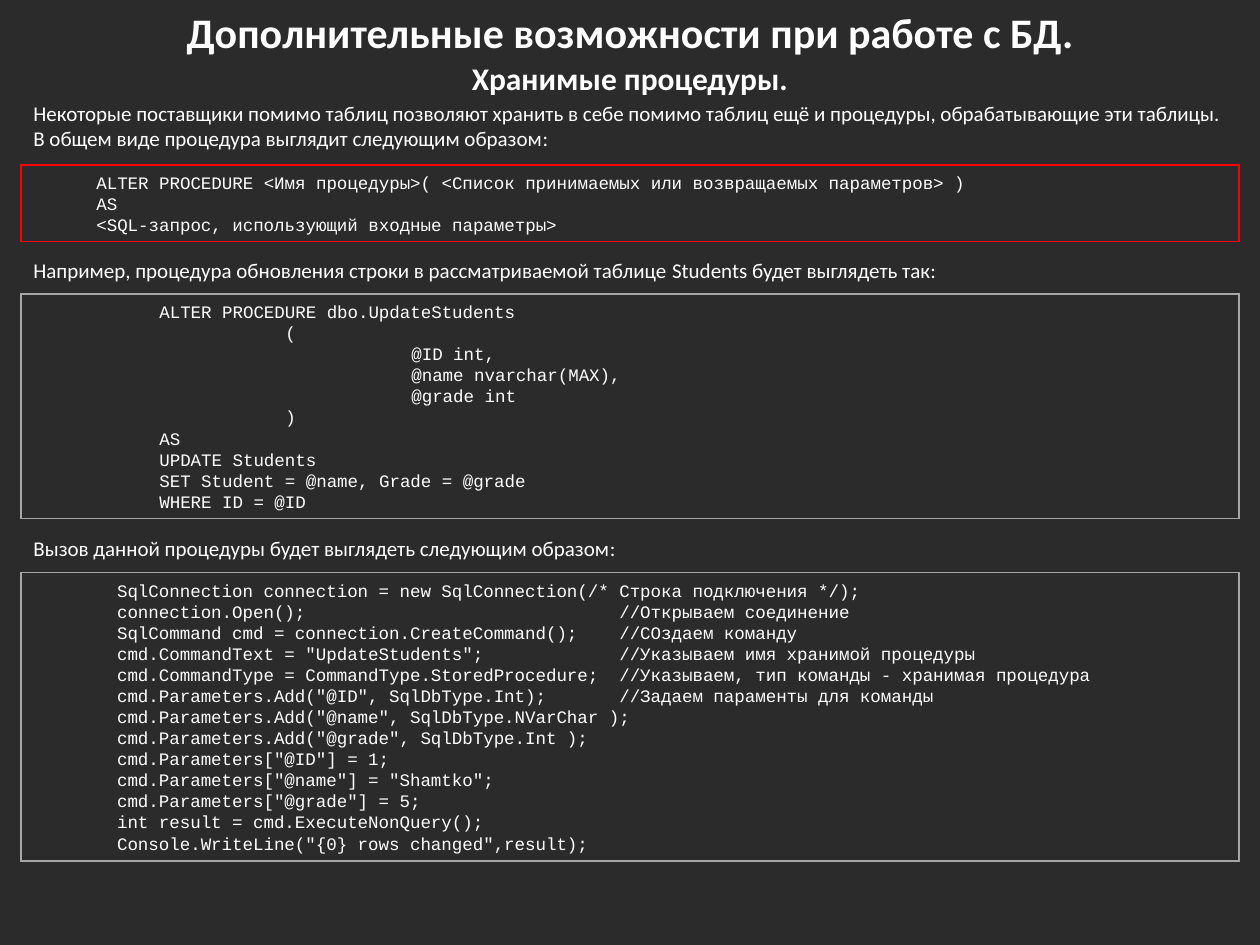
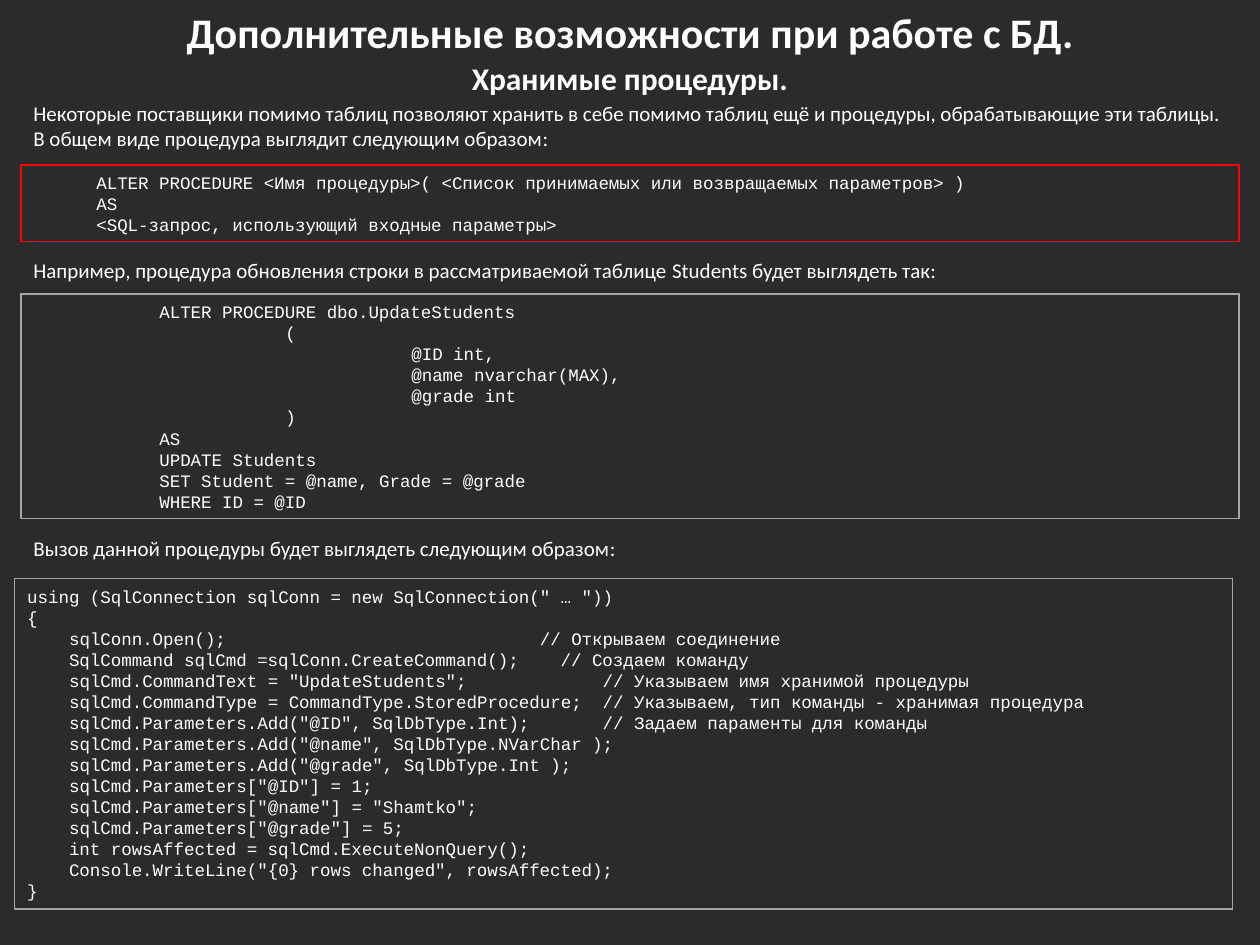
Before and after one commit to bazile/Training, a slide deck: slide 29 of Presentation/lesson-10-adonet.pptx. Drawn at 1260x945 pixels with LibreOffice and Linux fonts; fonts in the diff are those of the drawing; background and template pictures are left out; a plain dark background stands for a picture behind light text. Boxes give left, top, right and bottom in pixels: in the first picture for what was removed or moved away, otherwise in the second. Text is boxed around its words. In the diff, an @@ line names an element or a change of style, - is before the commit and + after.

```diff
--- a/Presentation/lesson-10-adonet.pptx
+++ b/Presentation/lesson-10-adonet.pptx
@@ rectangle "using (SqlConnection sqlConn = new ...": place and size @@
-rectangle "using (SqlConnection sqlConn = new ..." at (21, 573, 1240, 862)
+rectangle "using (SqlConnection sqlConn = new ..." at (15, 578, 1234, 910)
@@ text in rectangle at (27, 591, 1084, 880): text changed @@
-SqlConnection connection = new SqlConnection(/* Строка подключения */);
-connection.Open(); //Открываем соединение
-SqlCommand cmd = connection.CreateCommand(); //СОздаем команду
-cmd.CommandText = "UpdateStudents"; //Указываем имя хранимой процедуры
-cmd.CommandType = CommandType.StoredProcedure; //Указываем, тип команды - хранимая процедура
-cmd.Parameters.Add("@ID", SqlDbType.Int); //Задаем параменты для команды
-cmd.Parameters.Add("@name", SqlDbType.NVarChar );
-cmd.Parameters.Add("@grade", SqlDbType.Int );
-cmd.Parameters["@ID"] = 1;
-cmd.Parameters["@name"] = "Shamtko";
-cmd.Parameters["@grade"] = 5;
-int result = cmd.ExecuteNonQuery();
-Console.WriteLine("{0} rows changed",result);
+using (SqlConnection sqlConn = new SqlConnection(" … "))
+{
+sqlConn.Open(); // Открываем соединение
+SqlCommand sqlCmd =sqlConn.CreateCommand(); // Создаем команду
+sqlCmd.CommandText = "UpdateStudents"; // Указываем имя хранимой процедуры
+sqlCmd.CommandType = CommandType.StoredProcedure; // Указываем, тип команды - хранимая процедура
+sqlCmd.Parameters.Add("@ID", SqlDbType.Int); // Задаем параменты для команды
+sqlCmd.Parameters.Add("@name", SqlDbType.NVarChar );
+sqlCmd.Parameters.Add("@grade", SqlDbType.Int );
+sqlCmd.Parameters["@ID"] = 1;
+sqlCmd.Parameters["@name"] = "Shamtko";
+sqlCmd.Parameters["@grade"] = 5;
+int rowsAffected = sqlCmd.ExecuteNonQuery();
+Console.WriteLine("{0} rows changed", rowsAffected);
+}
```
Also in this commit, not shown: 9 other slides changed.
